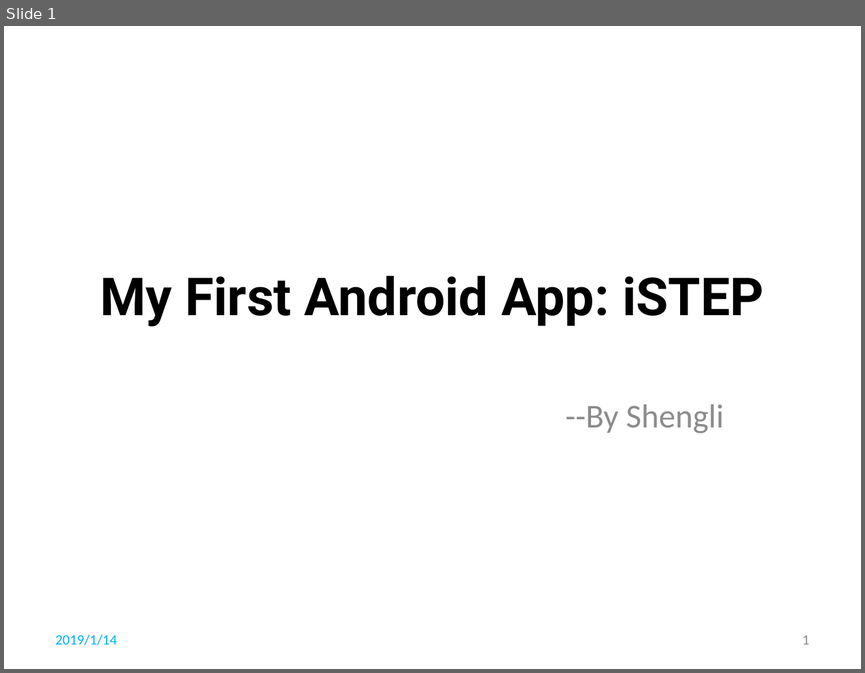
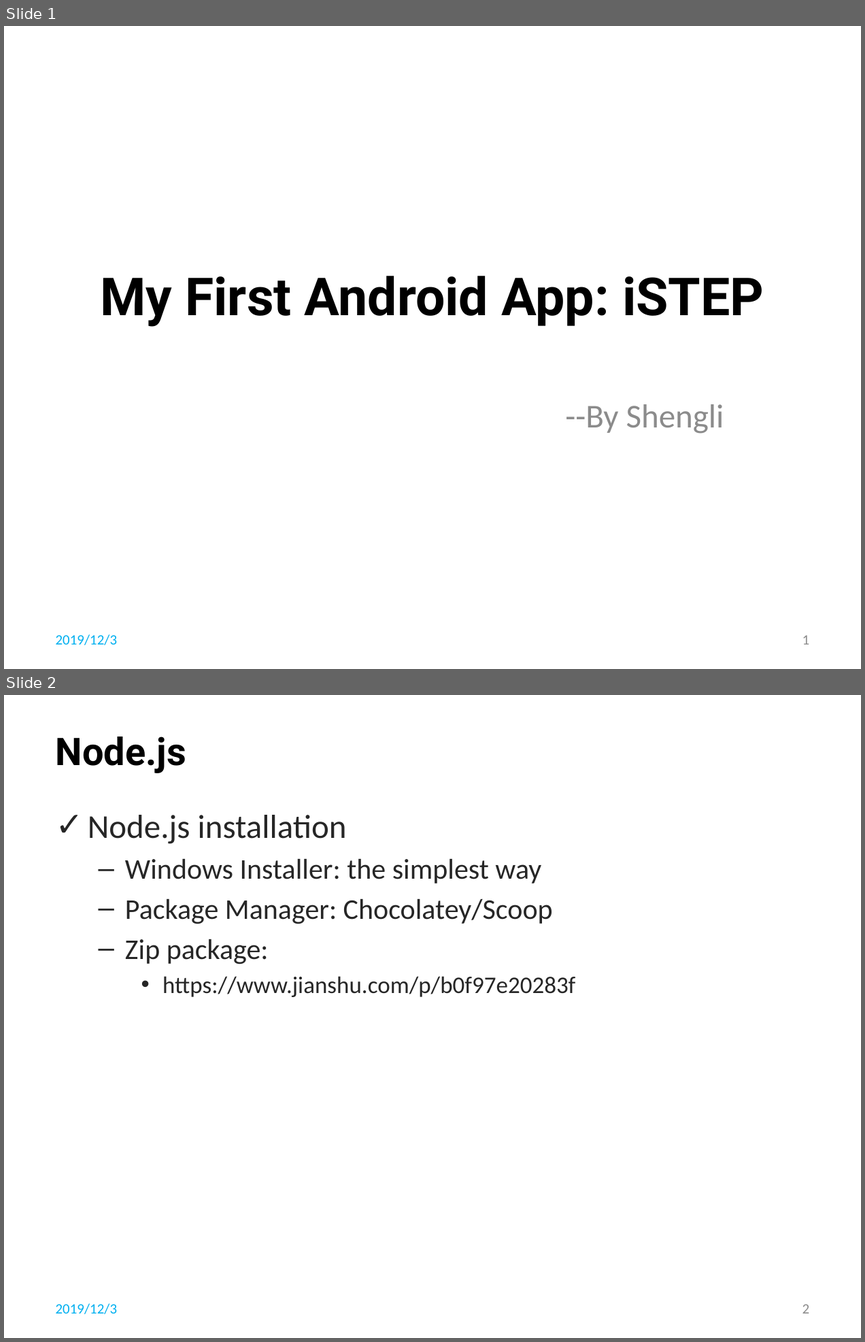
Before and after one commit to li-shengli/selfstudy, a slide deck: PPT/My First Android App.pptx. Shown one above the other, each under a label of ours: slide 1 before the commit, slides 1 and 2 after it. The pictures are 865x673 and 865x1342 pixels, drawn with LibreOffice and Linux fonts; fonts in the diff are those of the drawing; background and template pictures are left out. Boxes give left, top, right and bottom in pixels: in the first picture for what was removed or moved away, otherwise in the second. Text is boxed around its words. In the diff, an @@ line names an element or a change of style, - is before the commit and + after.

```diff
--- a/PPT/My First Android App.pptx
+++ b/PPT/My First Android App.pptx
@@ slide 2 added at (4, 695, 861, 1338), background picture (left out) @@
@@ title added at (56, 736, 187, 773), 32 pt, text #000000, bold @@
+Node.js
@@ text added at (88, 815, 575, 997), 24 pt, text #262626 @@
+✓ Node.js installation
+  – Windows Installer: the simplest way
+  – Package Manager: Chocolatey/Scoop
+  – Zip package:
+    • https://www.jianshu.com/p/b0f97e20283f
@@ text added at (56, 1303, 118, 1314), 12 pt, text #00B0F0 @@
+2019/12/3
@@ page number added at (802, 1304, 810, 1313), 12 pt, text #8C8C8C @@
+2
@@ slide 1 changed as well @@
@@ text at (56, 634, 118, 645): text changed @@
-2019/1/14
+2019/12/3
```
Also in this commit, not shown: 13 other slides changed, 1 other file.
